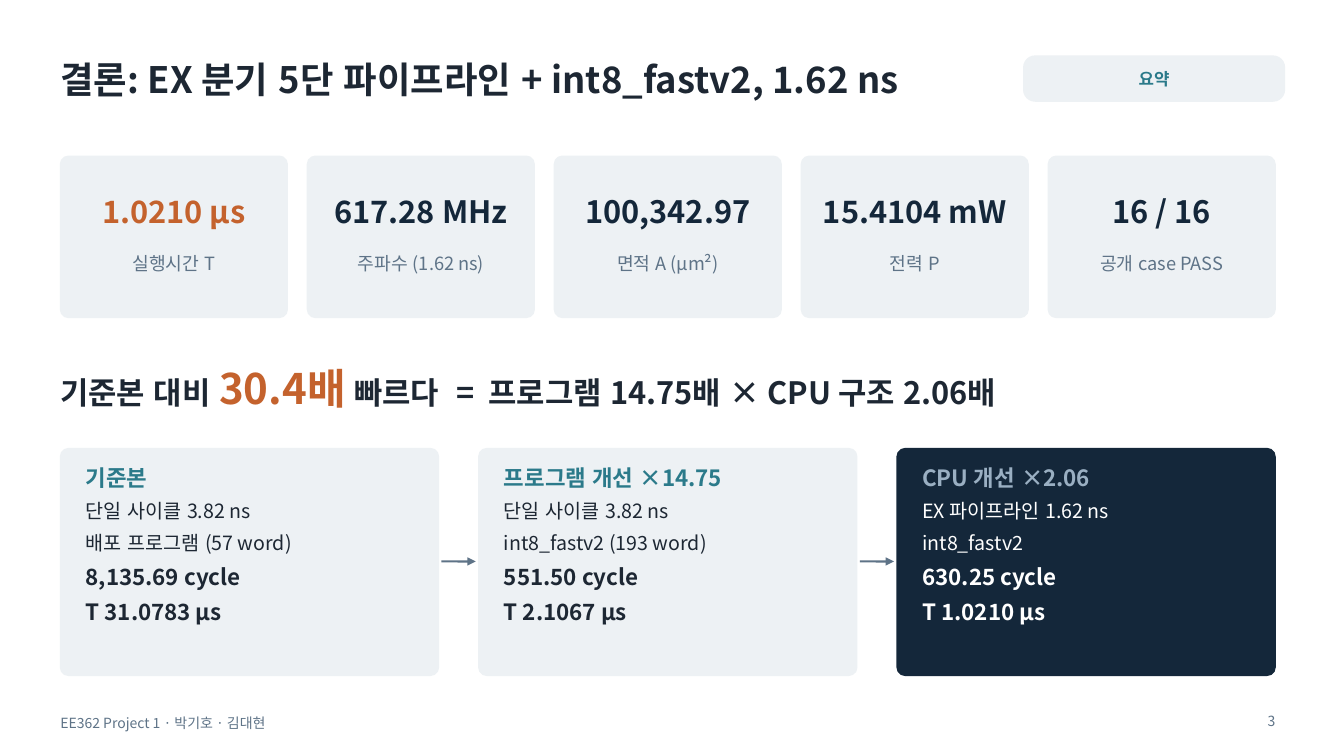
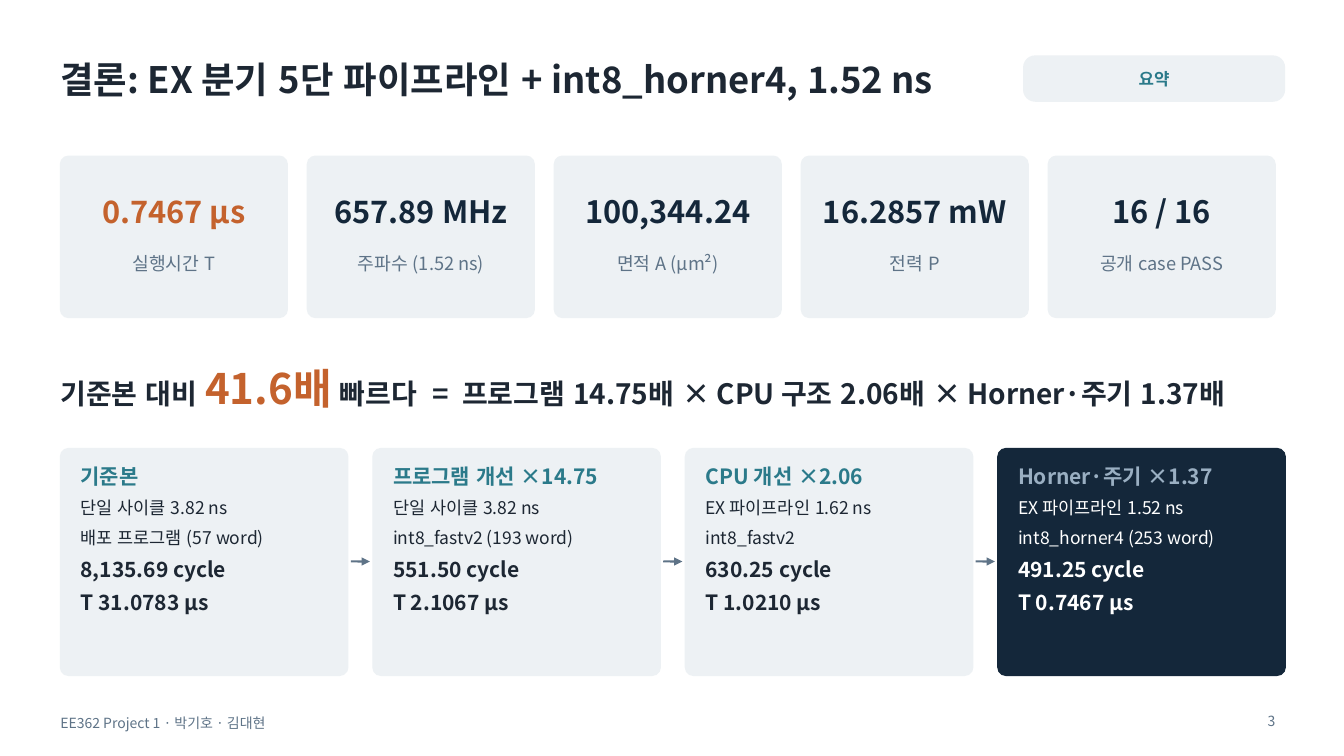
Before and after one commit to ttkpark/DICE_Project, a slide deck: slide 3 of Project_1/Project1_R1p7_Update_20261112/presentation/project1.pptx. Drawn at 1344x756 pixels with LibreOffice and Linux fonts; fonts in the diff are those of the drawing. Boxes give left, top, right and bottom in pixels: in the first picture for what was removed or moved away, otherwise in the second. Text is boxed around its words. In the diff, an @@ line names an element or a change of style, - is before the commit and + after.

```diff
--- a/Project_1/Project1_R1p7_Update_20261112/presentation/project1.pptx
+++ b/Project_1/Project1_R1p7_Update_20261112/presentation/project1.pptx
@@ title at (60,62,933,101): text changed @@
-결론: EX 분기 5단 파이프라인 + int8_fastv2, 1.62 ns
+결론: EX 분기 5단 파이프라인 + int8_horner4, 1.52 ns
@@ text at (102,200,246,229): text changed @@
-1.0210 µs
+0.7467 µs
@@ text at (334,200,507,224): text changed @@
-617.28 MHz
+657.89 MHz
@@ text at (585,199,750,230): text changed @@
-100,342.97
+100,344.24
@@ text at (823,200,1007,224): text changed @@
-15.4104 mW
+16.2857 mW
@@ text at (358,255,484,274): text changed @@
-주파수 (1.62 ns)
+주파수 (1.52 ns)
@@ text at (60,369,1226,408): text changed; size 22 to 20 pt @@
-기준본 대비 30.4배 빠르다 = 프로그램 14.75배 × CPU 구조 2.06배
+기준본 대비 41.6배 빠르다 = 프로그램 14.75배 × CPU 구조 2.06배 × Horner·주기 1.37배
@@ rounded rectangle: place and size @@
-rounded rectangle at (60,449,439,676)
+rounded rectangle at (60,449,348,676)
@@ rounded rectangle: place and size @@
-rounded rectangle at (479,449,857,676)
+rounded rectangle at (373,449,660,676)
@@ rounded rectangle added at (686,449,973,676), fill #EDF1F4, outline #EDF1F4 1 pt @@
@@ rounded rectangle: place and size @@
-rounded rectangle at (897,449,1275,676)
+rounded rectangle at (998,449,1286,676)
@@ text "기준본" at (81,466,264,615): size 16 to 15 pt in "기준본", "8,135.69 cycle", "T 31.0783 µs"; size 14 to 12.5 pt in "단일 사이클 3.82 ns", "배포 프로그램 (57 word)" @@
@@ text "프로그램 개선 ×14.75": place and size @@
-text "프로그램 개선 ×14.75" at (504,467,722,625)
+text "프로그램 개선 ×14.75" at (393,466,598,615)
@@ text "프로그램 개선 ×14.75" at (393,466,598,615): size 16 to 15 pt in "프로그램 개선 ×14.75", "551.50 cycle", "T 2.1067 µs"; size 14 to 12.5 pt in "단일 사이클 3.82 ns", "int8_fastv2 (193 word)" @@
@@ text "CPU 개선 ×2.06": place and size @@
-text "CPU 개선 ×2.06" at (922,467,1109,625)
+text "CPU 개선 ×2.06" at (706,466,872,615)
@@ text "CPU 개선 ×2.06" at (706,466,872,615): size 16 to 15 pt in "CPU 개선 ×2.06", "630.25 cycle", "T 1.0210 µs"; text colour #9AAFC2 to #2B7A8A in "CPU 개선 ×2.06"; size 14 to 12.5 pt in "EX 파이프라인 1.62 ns", "int8_fastv2"; text colour #FFFFFF to #1D2733 in "EX 파이프라인 1.62 ns", "int8_fastv2", "630.25 cycle", "T 1.0210 µs" @@
@@ text added at (1018,466,1215,615), 15 pt, text #FFFFFF, bold @@
+Horner·주기 ×1.37
+EX 파이프라인 1.52 ns
+int8_horner4 (253 word)
+491.25 cycle
+T 0.7467 µs
@@ arrow moved from (442, 562) - (476, 562) to (351, 562) - (370, 562) @@
@@ arrow moved from (860, 562) - (894, 562) to (663, 562) - (683, 562) @@
@@ arrow added from (976, 562) to (995, 562), #5E7387 1.5 pt @@
```
Also in this commit, not shown: 15 other slides changed, 6 other files.
